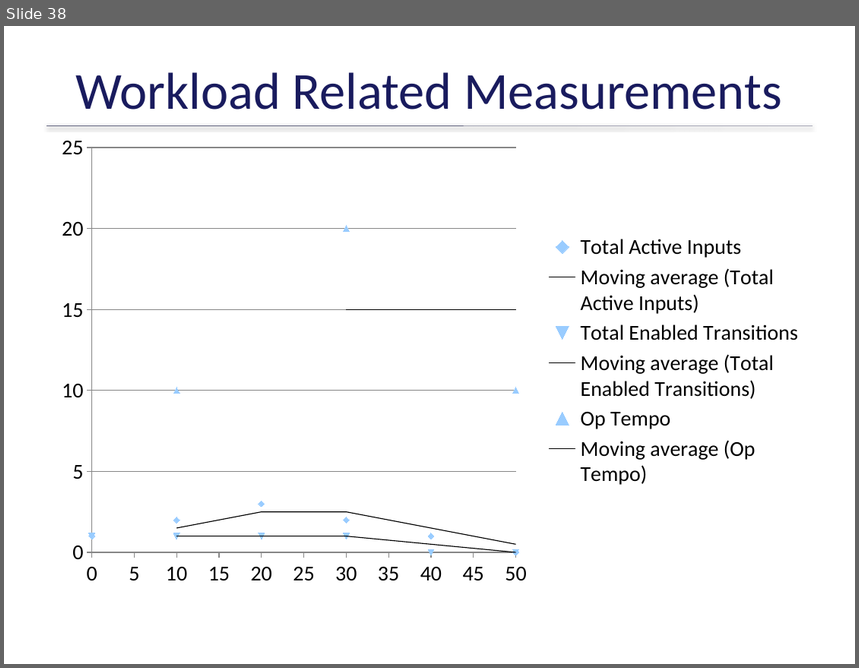
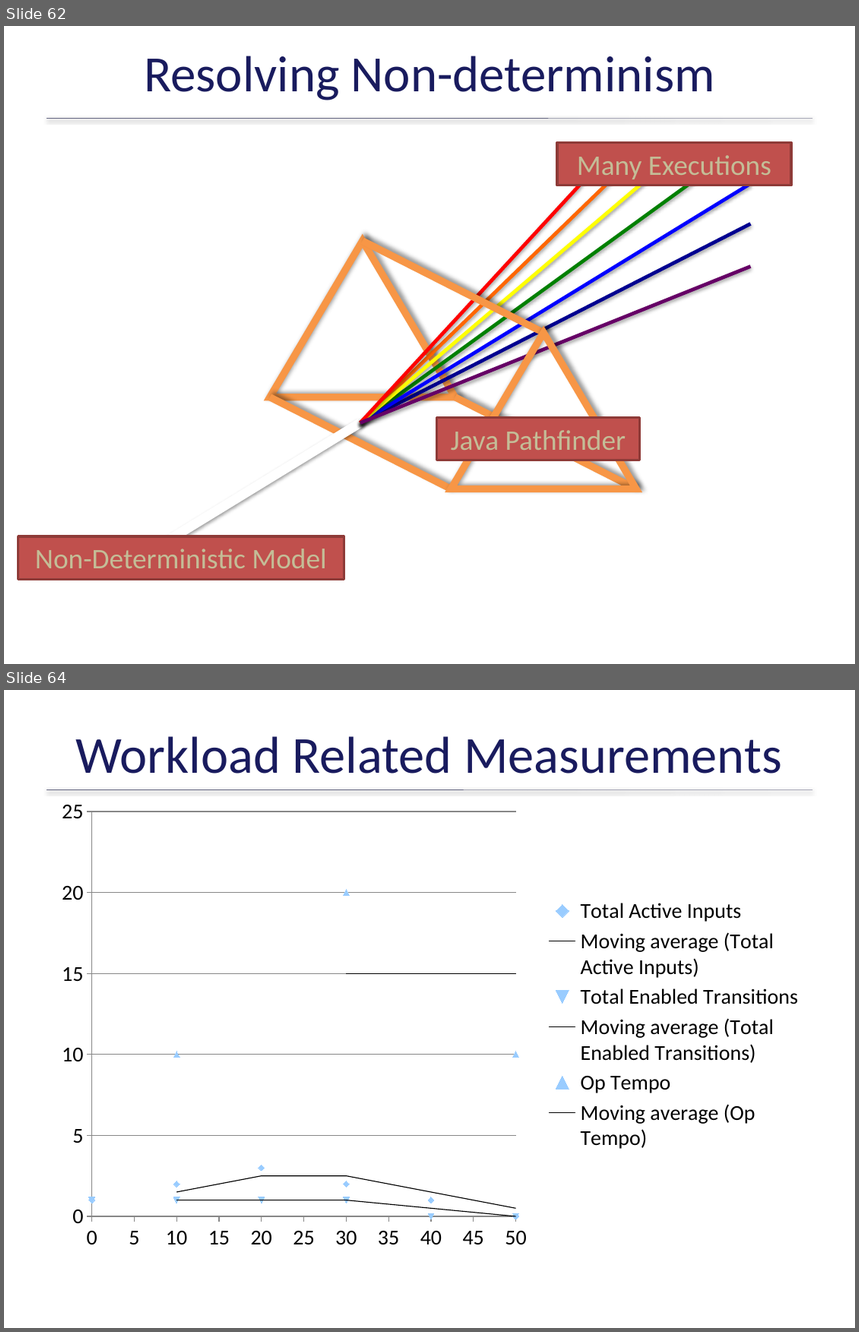
Before and after one commit to ericmercer/workload, a slide deck: publications_and_presentations/FVHMS-2014.pptx. Shown one above the other, each under a label of ours: slide 38 before the commit, slides 62 and 64 after it; the slides between them are not shown. The pictures are 859x668 and 859x1332 pixels, drawn with LibreOffice and Linux fonts; fonts in the diff are those of the drawing; background and template pictures are left out. Boxes give left, top, right and bottom in pixels: in the first picture for what was removed or moved away, otherwise in the second. Text is boxed around its words. In the diff, an @@ line names an element or a change of style, - is before the commit and + after.

```diff
--- a/publications_and_presentations/FVHMS-2014.pptx
+++ b/publications_and_presentations/FVHMS-2014.pptx
@@ slide 62 added at box(4, 26, 855, 664), background picture (left out) @@
@@ title added at box(144, 56, 715, 100), 43 pt, text #191B5E @@
+Resolving Non-determinism
@@ line added from (47, 118) to (813, 119), #1A1C47 0.25 pt @@
@@ rectangle added at box(557, 142, 791, 185), fill #C0504D, outline #8E3B39 2 pt, 24 pt, text #C4BD97 @@
+Many Executions
@@ line added from (360, 423) to (614, 177), #FF6600 3 pt @@
@@ line added from (360, 423) to (699, 177), #008000 3 pt @@
@@ line added from (360, 423) to (750, 183), #0000FF 3 pt @@
@@ line added from (360, 423) to (649, 177), #FFFF00 3 pt @@
@@ line added from (360, 423) to (587, 177), #FF0000 3 pt @@
@@ line added from (360, 423) to (750, 224), #000090 3 pt @@
@@ triangle added at box(269, 241, 455, 398), outline #F79646 6 pt @@
@@ line added from (363, 241) to (544, 332), #F79646 6 pt @@
@@ line added from (360, 423) to (750, 267), #660066 3 pt @@
@@ triangle added at box(451, 332, 636, 489), outline #F79646 6 pt @@
@@ line added from (269, 397) to (451, 489), #F79646 6 pt @@
@@ line added from (455, 397) to (636, 489), #F79646 6 pt @@
@@ line added from (360, 423) to (153, 550), #FFFFFF 8 pt @@
@@ rectangle added at box(436, 417, 640, 460), fill #C0504D, outline #8E3B39 2 pt, 24 pt, text #C4BD97 @@
+Java Pathfinder
@@ rectangle added at box(18, 537, 344, 579), fill #C0504D, outline #8E3B39 2 pt, 24 pt, text #C4BD97 @@
+Non-Deterministic Model
@@ what was slide 38 is now slide 64 @@
```
Also in this commit, not shown: 1 slide changed, 25 other slides added.
